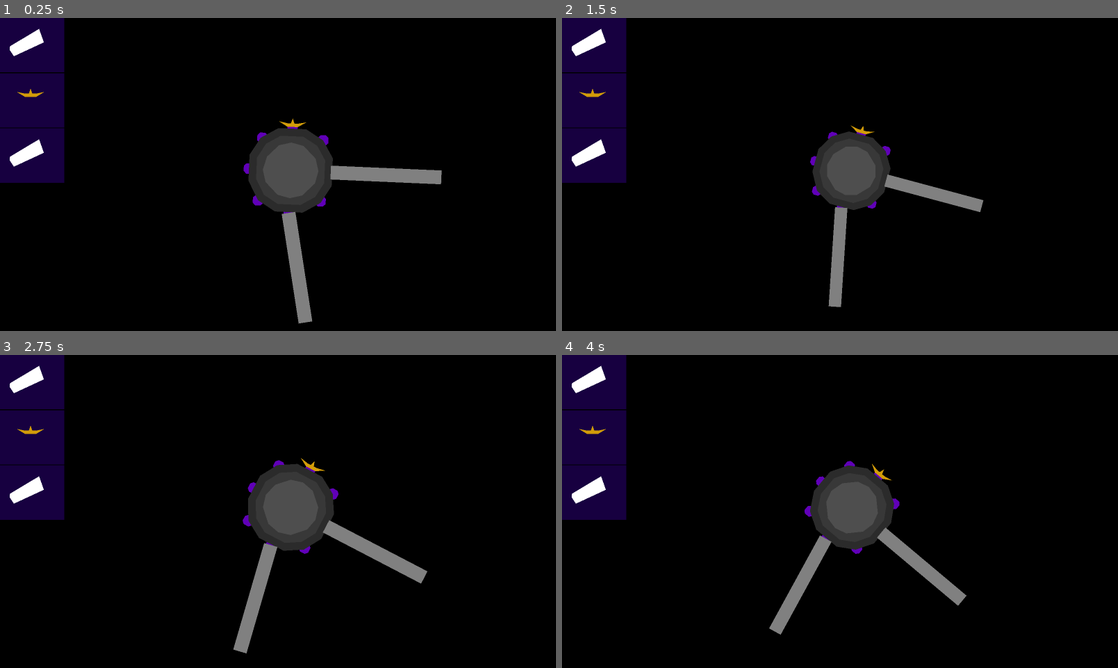
Above: before the commit, frames 1-4 (two rows, left to right).
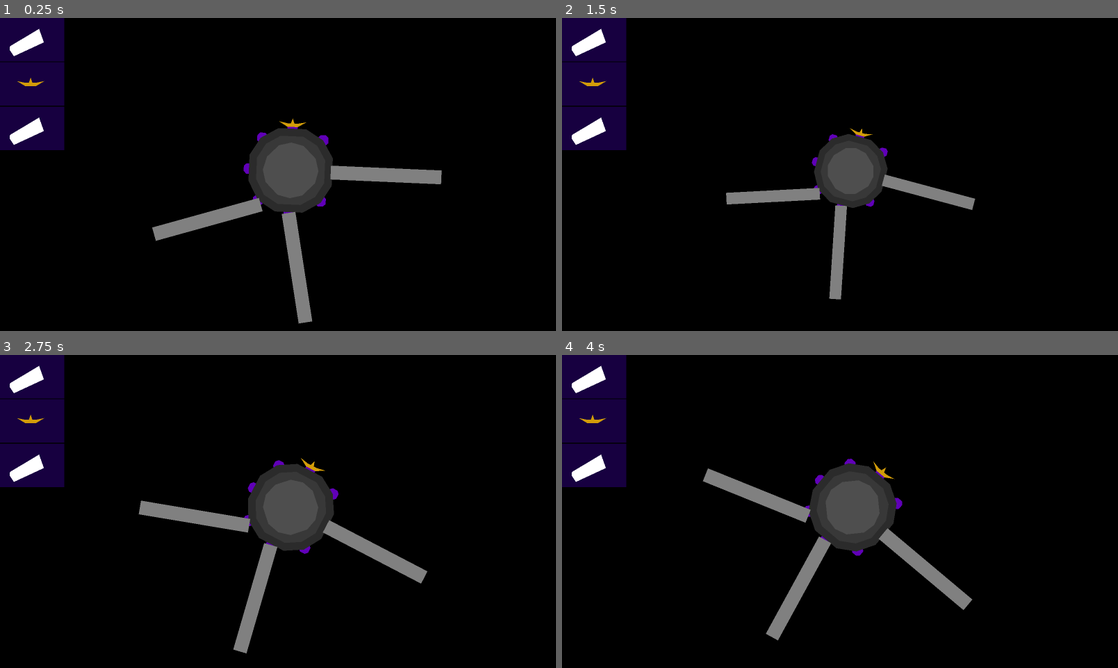
Above: after the commit, the same moments.

Repository: opensourceame/tins-2026
Game: Godot game, scene res://main.tscn
Same seed, same stepped clock (60 frames per second), same inputs: the game is played once before the commit and once after it.
Inputs:
- Up to frame 1 (0.25 s): no input
- Up to frame 2 (1.5 s): tap Enter at 0.5 s; tap Z at 0.6, 1.35 s
- Up to frame 3 (2.75 s): tap Z at 2.1 s
- Up to frame 4 (4 s): tap Z at 2.85, 3.6 s

The runs differ from the first frame. In frame 1, 2.7% of the frame differs, in the area x 0-48%, y 13-72%; in frame 2, 3.2%; in frame 3, 2.7%; in frame 4, 3.5%, in the area x 0-74%, y 13-92%.

Commit message:
start building transmission

Diff:
--- a/hud/place_item.tscn
+++ b/hud/place_item.tscn
@@ -1,7 +1,7 @@
 [gd_scene format=3 uid="uid://cvdw12drwoc02"]
 
 [node name="PlaceItem" type="Control" unique_id=75211346]
-custom_minimum_size = Vector2(250, 250)
+custom_minimum_size = Vector2(200, 200)
 layout_mode = 3
 anchors_preset = 0
 
--- a/main.gd
+++ b/main.gd
@@ -2,8 +2,10 @@
 extends Node2D
 
 @onready var world: CanvasLayer = $World
+@onready var hud: CanvasLayer = $HUD
 
-const ZOOM_OUT: float = 0.1
+const ZOOM_OUT_SCALE: float = 0.1
+const ZOOM_TIME: float = 0.3
 
 var zoomed_out: bool = false
 var center: Vector2
@@ -21,6 +23,14 @@
             tween.kill()
         tween = create_tween()
         tween.set_parallel(true)
-        var s = ZOOM_OUT if zoomed_out else 1.0
-        tween.tween_property(world, "scale", Vector2(s, s), 0.5)
-        tween.tween_property(world, "offset", center * (1.0 - s), 0.5)
+        var s = ZOOM_OUT_SCALE if zoomed_out else 1.0
+        tween.tween_property(world, "scale", Vector2(s, s), ZOOM_TIME)
+        tween.tween_property(world, "offset", center * (1.0 - s), ZOOM_TIME)
+        tween.tween_callback(toggle_hud)
+
+
+func toggle_hud():
+    if zoomed_out:
+        hud.hide()
+    else:
+        hud.show()
--- a/main.tscn
+++ b/main.tscn
@@ -5,6 +5,7 @@
 [ext_resource type="PackedScene" uid="uid://cuurv4iclj7d" path="res://habitat.tscn" id="3_h2yge"]
 [ext_resource type="PackedScene" uid="uid://dvewtmm6d837k" path="res://hud.tscn" id="4_1bvp3"]
 [ext_resource type="PackedScene" uid="uid://sckxa40vknyj" path="res://solar_system.tscn" id="4_lquwl"]
+[ext_resource type="PackedScene" uid="uid://b8vig0ra0nmnl" path="res://solar_system/broadcasting_component.tscn" id="5_7mycd"]
 
 [node name="ROOT" type="Node2D" unique_id=2062991433]
 script = ExtResource("1_ig7tw")
@@ -21,6 +22,10 @@
 position = Vector2(49, 446)
 rotation = 1.3736713
 
+[node name="Habitat3" parent="World/Spica" unique_id=408869750 instance=ExtResource("3_h2yge")]
+position = Vector2(-373, 242)
+rotation = -0.31415927
+
 [node name="SolarSystem" parent="World" unique_id=210242942 instance=ExtResource("4_lquwl")]
 position = Vector2(-451, -367)
 
@@ -30,6 +35,8 @@
 [node name="SolarSystem3" parent="World" unique_id=500073210 instance=ExtResource("4_lquwl")]
 position = Vector2(2212, 2425)
 
+[node name="BroadcastingComponent" parent="World/SolarSystem3" unique_id=816191014 instance=ExtResource("5_7mycd")]
+
 [node name="Camera2D" type="Camera2D" parent="." unique_id=681715049]
 position = Vector2(1337.2241, 703.71356)
 limit_left = -1
--- a/project.godot
+++ b/project.godot
@@ -19,6 +19,9 @@
 
 window/size/viewport_width=2560
 window/size/viewport_height=1440
+window/size/mode=2
+window/size/initial_position_type=3
+window/size/borderless=true
 
 [physics]
 
--- a/solar_system.gd
+++ b/solar_system.gd
@@ -1,5 +1,7 @@
 class_name SolarSystem
 extends Node2D
+
+var rotation_speed = 4.0
 
 var MIN_SIZE = 20
 var MAX_SIZE = 50
@@ -10,21 +12,35 @@
 var planets = []
 
 func _ready():
-    for _i in range(randi_range(1, 5)):
-        add_planet()
-
+    add_sun()
+    add_planets()
     queue_redraw()
 
+func _physics_process(delta: float) -> void:
+    rotate(deg_to_rad(delta * rotation_speed))
+
 func _draw():
-    draw_circle(Vector2.ZERO, 100, Color.YELLOW)
-
     for planet in planets:
         draw_circle(planet.pos, planet.size, planet.color)
 
-func add_planet():
-    var planet = {
-        "pos": Vector2(randi_range(MIN_DISTANCE, MAX_DISTANCE), randi_range(MIN_DISTANCE / 3, MAX_DISTANCE / 3)),
-        "size": randi_range(MIN_SIZE, MAX_SIZE),
-        "color": Color.RED
-    }
-    planets.append(planet)
+func add_sun():
+    planets.append({
+        "pos": Vector2.ZERO,
+        "size": randi_range(40, 70),
+        "color": Color.YELLOW,
+    })
+
+func add_planets():
+    var count = randi_range(1, 5)
+
+    for i in range(count):
+        var angle = (float(i) / count) * TAU
+        angle += randf_range(-0.3, 0.3)
+
+        var distance = randf_range(MIN_DISTANCE, MAX_DISTANCE)
+
+        planets.append({
+            "pos": Vector2.RIGHT.rotated(angle) * distance,
+            "size": randi_range(MIN_SIZE, MAX_SIZE),
+            "color": Color.RED,
+        })
--- /dev/null
+++ b/solar_system/broadcasting_component.gd
@@ -0,0 +1,24 @@
+class_name BroadcastingComponent
+extends Node2D
+
+const MAX_RADIUS = 500
+
+var planet
+var radius = 0
+
+func _ready():
+    await get_parent().add_planets
+
+    planet = get_parent().planets.pick_random()
+
+func _physics_process(delta: float) -> void:
+    queue_redraw()
+
+func _draw():
+    if not planet:
+        return
+
+    for i in range(5):
+        var r = i * 10
+
+        draw_circle(planet.position, radius, Color.DARK_GRAY)
--- /dev/null
+++ b/solar_system/broadcasting_component.tscn
@@ -0,0 +1,6 @@
+[gd_scene format=3 uid="uid://b8vig0ra0nmnl"]
+
+[ext_resource type="Script" uid="uid://cwn5pdeev78c2" path="res://solar_system/broadcasting_component.gd" id="1_8m0jt"]
+
+[node name="BroadcastingComponent" type="Node2D" unique_id=816191014]
+script = ExtResource("1_8m0jt")
Not shown, added: solar_system/broadcasting_component.gd.uid
